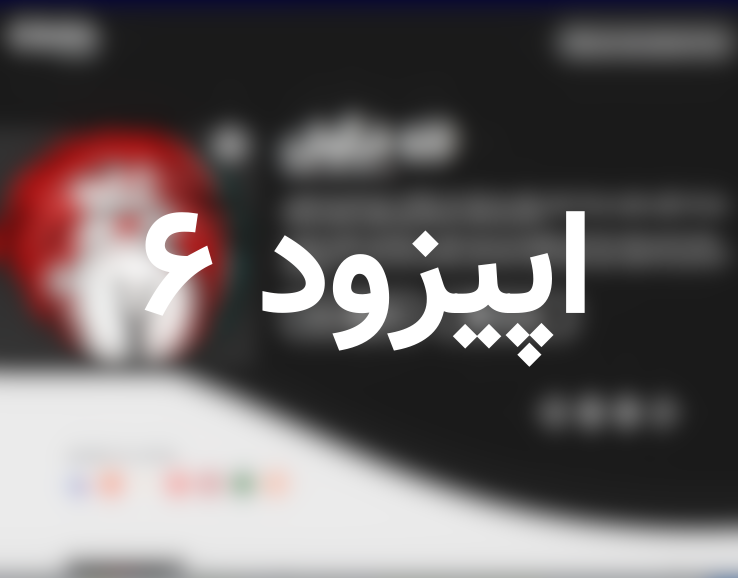
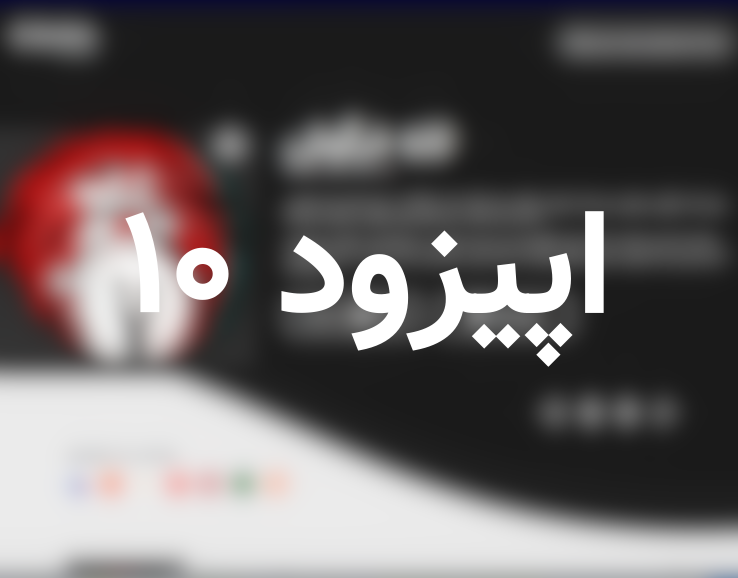
Two versions of the same layered image (738x578). Layer-by-layer changes:
renamed "اپیزود 6" to "اپیزود 10", painted on it over [125, 211, 604, 367]
